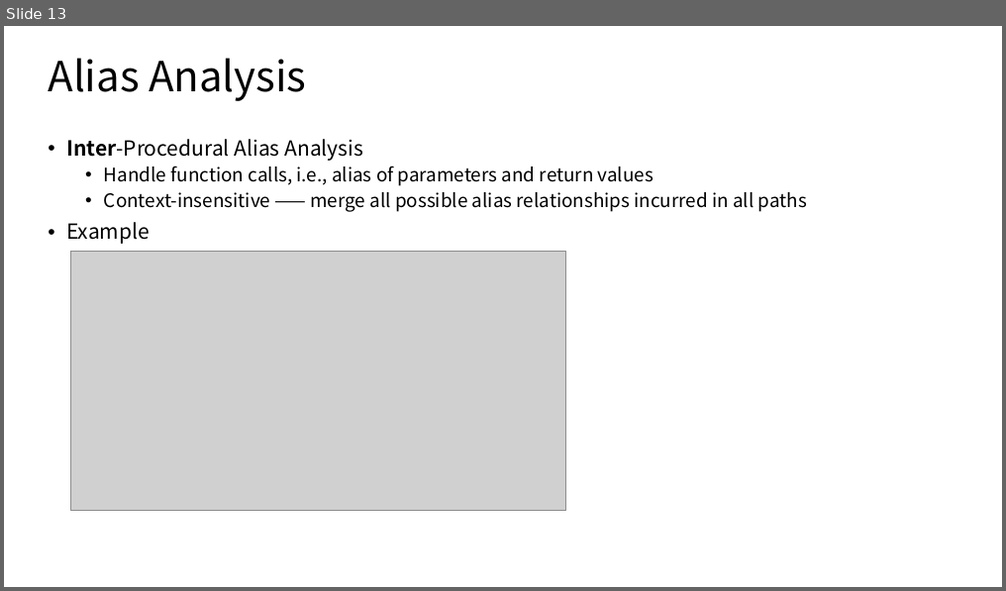
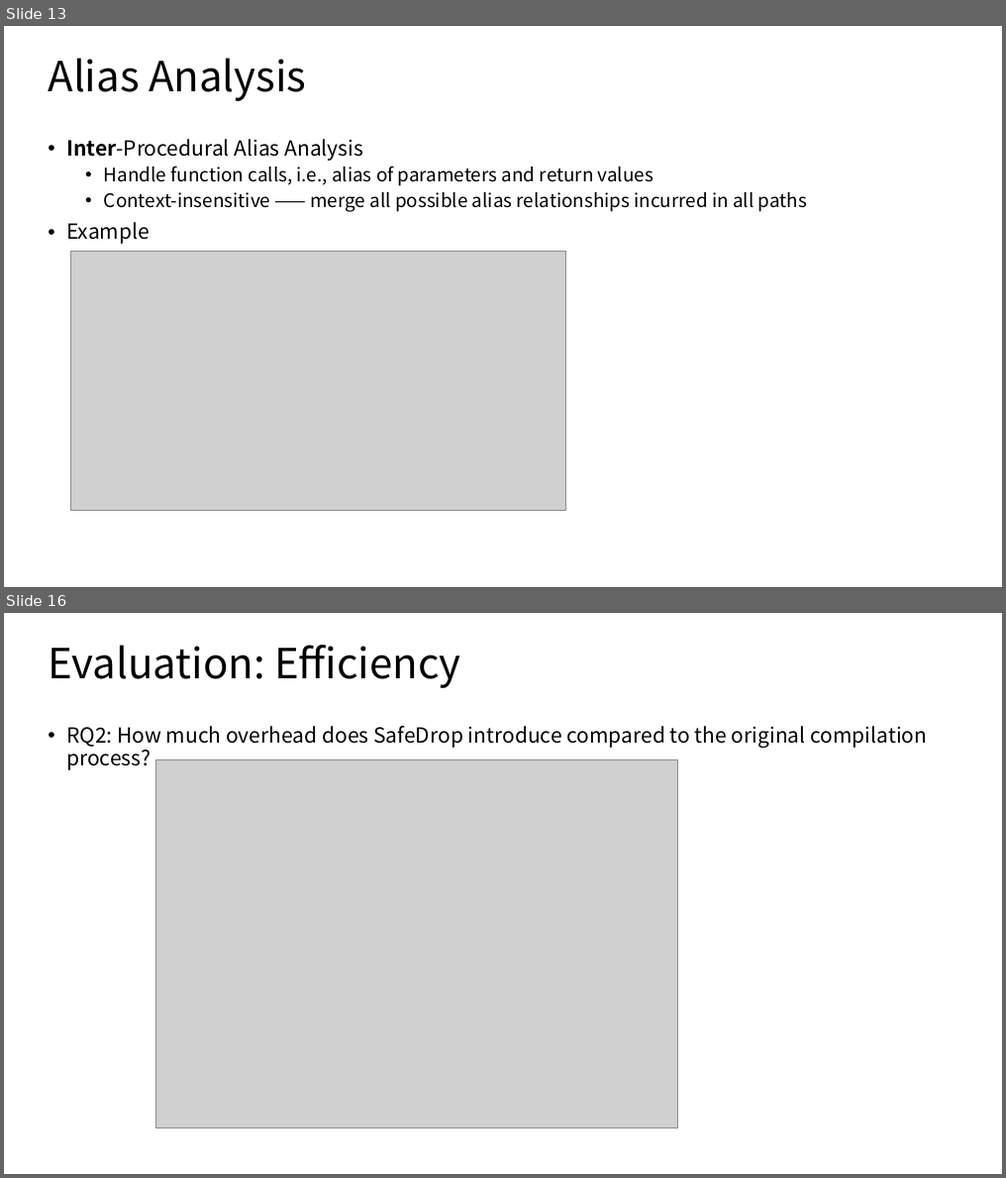
Before and after one commit to Andres-Nju/research, a slide deck: readPapers/SafeDrop/safeDrop.pptx. Shown one above the other, each under a label of ours: slide 13 before the commit, slides 13 and 16 after it; the slides between them are not shown. The pictures are 1006x591 and 1006x1178 pixels, drawn with LibreOffice and Linux fonts; fonts in the diff are those of the drawing; grey boxes stand for pictures; background and template pictures are left out. Boxes give left, top, right and bottom in pixels: in the first picture for what was removed or moved away, otherwise in the second. Text is boxed around its words. In the diff, an @@ line names an element or a change of style, - is before the commit and + after.

```diff
--- a/readPapers/SafeDrop/safeDrop.pptx
+++ b/readPapers/SafeDrop/safeDrop.pptx
@@ slide 16 added at bbox=[4, 613, 1002, 1174], background #FFFFFF @@
@@ title added at bbox=[49, 645, 461, 688], 40 pt, text #000000 @@
+Evaluation: Efficiency
@@ text added at bbox=[66, 726, 927, 770], 20 pt, text #000000 @@
+• RQ2: How much overhead does SafeDrop introduce compared to the original compilation process?
@@ picture added at bbox=[156, 761, 678, 1128] @@
```
Also in this commit, not shown: 1 slide changed, 3 other slides added.
